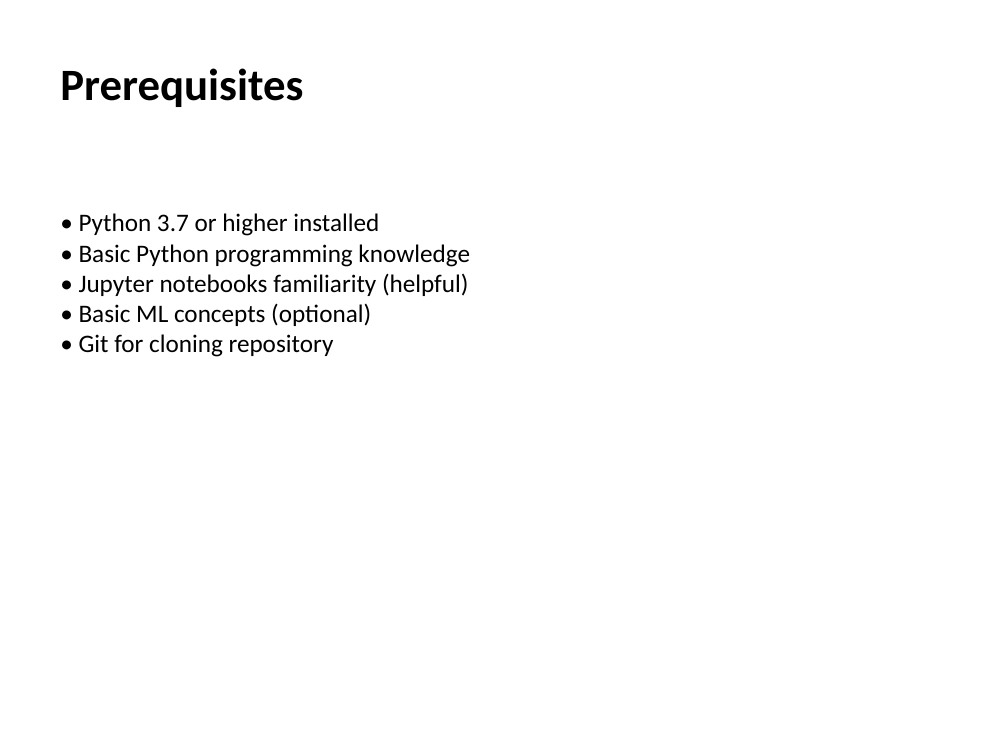
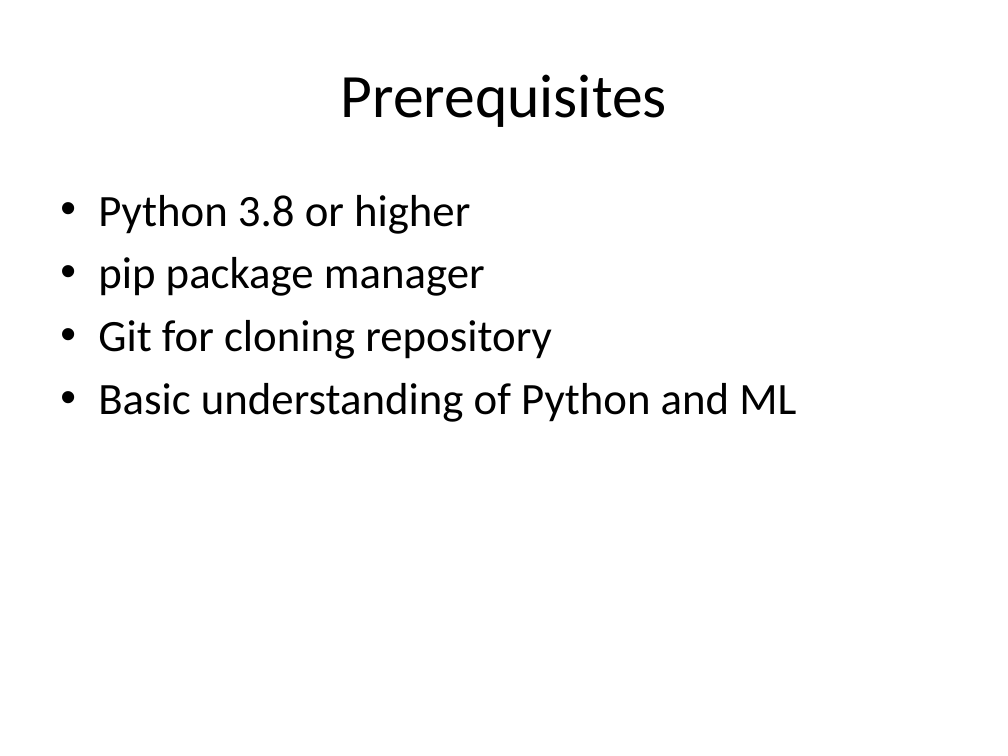
Before and after one commit to RichardScottOZ/powerpoint, a slide deck: slide 2 of examples/comic_analysis_getting_started.pptx (slide 3 before the commit). Drawn at 1008x756 pixels with LibreOffice and Linux fonts; fonts in the diff are those of the drawing. Boxes give left, top, right and bottom in pixels: in the first picture for what was removed or moved away, otherwise in the second. Text is boxed around its words. In the diff, an @@ line names an element or a change of style, - is before the commit and + after.

```diff
--- a/examples/comic_analysis_getting_started.pptx
+++ b/examples/comic_analysis_getting_started.pptx
@@ title "Prerequisites": place and size @@
-title "Prerequisites" at (60,68,303,107)
+title "Prerequisites" at (341,74,667,127)
@@ title "Prerequisites" at (341,74,667,127): size 32 to 44 pt, bold off; alignment left to centre; vertical alignment top to middle @@
@@ text added at (98,195,796,422), 32 pt, text #000000 @@
+• Python 3.8 or higher
+• pip package manager
+• Git for cloning repository
+• Basic understanding of Python and ML
@@ text removed at (79,213,470,357) @@
-• Python 3.7 or higher installed
-• Basic Python programming knowledge
-• Jupyter notebooks familiarity (helpful)
-• Basic ML concepts (optional)
-• Git for cloning repository
```
Also in this commit, not shown: 2 other slides changed, 4 slides added, 3 slides removed, 16 other files.
